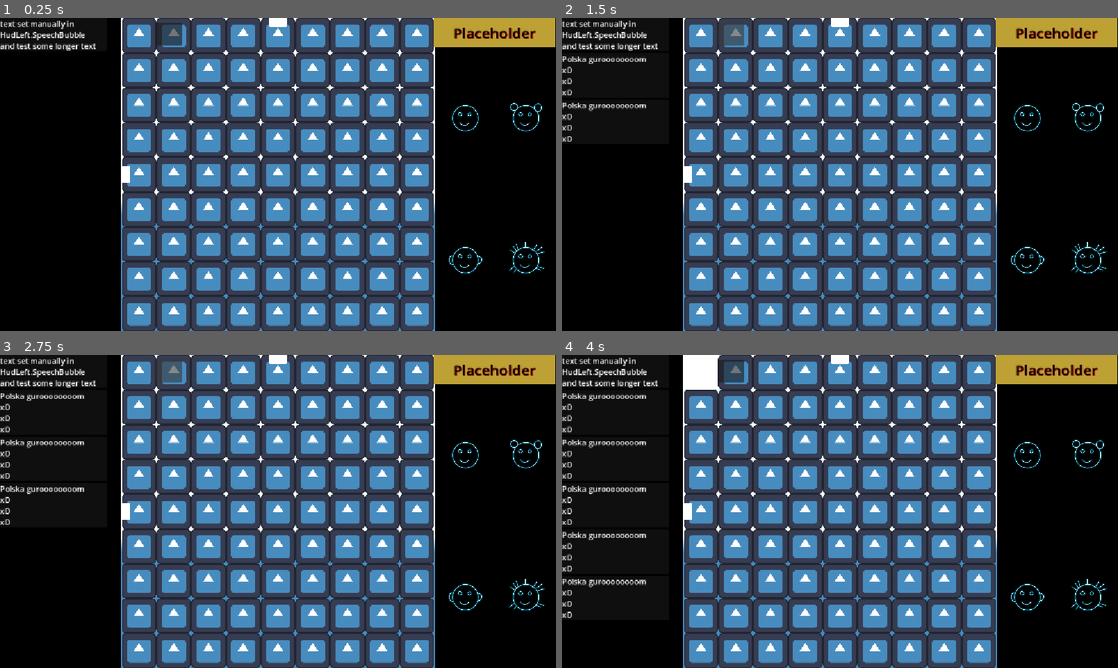
Above: before the commit, frames 1-4 (two rows, left to right).
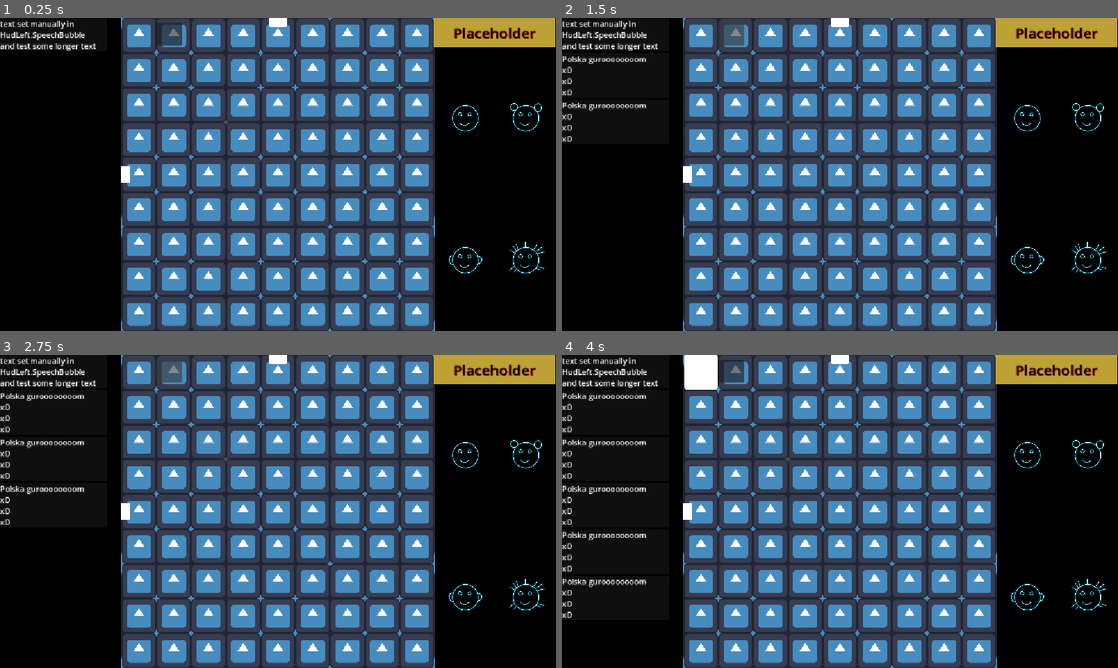
Above: after the commit, the same moments.

Repository: Wallted/ldjam-60
Game: Godot game, scene res://main.tscn
Same seed, same stepped clock (60 frames per second), same inputs: the game is played once before the commit and once after it. The engine's default icon, where the game draws it, is replaced by a stand-in: a white triangle on a blue panel in a dark square.
Inputs (mouse positions are in pixels of both pictures, inside the frame that each line leads up to):
- Up to frame 1 (0.25 s): no input
- Up to frame 2 (1.5 s): click (728, 33) at 0.5 s; click (728, 33) at 1.25 s
- Up to frame 3 (2.75 s): click (166, 370) at 2 s
- Up to frame 4 (4 s): tap Enter at 2.75 s; move the mouse to (840, 511) at 2.77 s; click (840, 511) at 2.92 s; tap Space at 3.5 s; move the mouse to (701, 373) at 3.52 s; click (701, 373) at 3.67 s

The runs differ from the first frame. In frame 1, 1.2% of the frame differs, in the area x 21-79%, y 0-100%; in frame 2, 1.2%; in frame 3, 1.2%; in frame 4, 1.2%.
Error before the commit: Invalid access to property or key 'texture' on a base object of type 'null instance'. (res://game/game_room.gd:40)

Commit message:
feature: add tiles support and improve zooming logic
actually worsen it due to szpageti code

Signed-off-by: Grzegorz Choinski <grzegorzchoinski97@gmail.com>

Diff:
--- a/game/camera_2d.gd
+++ b/game/camera_2d.gd
@@ -2,12 +2,6 @@
 class_name RoomCamera
 
 var tween: Tween
-
-func _ready() -> void:
-	pass
-
-func _process(_delta: float) -> void:
-	pass
 
 func zoom_room(room : GameRoom) -> Signal:
 	var room_size = room.get_size()
--- a/game/game.tscn
+++ b/game/game.tscn
@@ -46,21 +46,24 @@
 zoom_level = 2
 doors = Array[ExtResource("4_ryrav")]([SubResource("Resource_bvpig")])
 
-[node name="FirstRoom2p5" parent="." unique_id=325990417 instance=ExtResource("3_ryrav")]
+[node name="FirstRoom2p5" parent="." unique_id=325990417 node_paths=PackedStringArray("parent_room") instance=ExtResource("3_ryrav")]
 scale_ratio = 2
 parent_offset = Vector2(2, 2)
 zoom_level = 1
+parent_room = NodePath("../FirstRoom3")
 
-[node name="FirstRoom2" parent="." unique_id=707941366 instance=ExtResource("3_ryrav")]
+[node name="FirstRoom2" parent="." unique_id=707941366 node_paths=PackedStringArray("parent_room") instance=ExtResource("3_ryrav")]
 scale = Vector2(1, 1)
 scale_ratio = 2
 parent_offset = Vector2(-2, -2)
 zoom_level = 1
 doors = Array[ExtResource("4_ryrav")]([SubResource("Resource_fc0e3")])
+parent_room = NodePath("../FirstRoom3")
 
-[node name="FirstRoom1" parent="." unique_id=733392714 instance=ExtResource("3_ryrav")]
+[node name="FirstRoom1" parent="." unique_id=733392714 node_paths=PackedStringArray("parent_room") instance=ExtResource("3_ryrav")]
 position = Vector2(-1, 0)
 scale = Vector2(1, 1)
 scale_ratio = 1
 parent_offset = Vector2(-1, -1)
 doors = Array[ExtResource("4_ryrav")]([SubResource("Resource_fhkfd"), SubResource("Resource_7jktm")])
+parent_room = NodePath("../FirstRoom2p5")
--- a/game/game_room.gd
+++ b/game/game_room.gd
@@ -2,9 +2,6 @@
 class_name GameRoom
 
 signal request_focus
-
-@export
-var mock_is_solved: bool
 
 @export_group("Grid")
 @export
@@ -18,20 +15,21 @@
 @export
 var doors: Array[Door]
 
-@onready var room_area: Area2D = $RoomArea
-
-@onready
-var collision_shape_2d: CollisionShape2D = $RoomArea/CollisionShape2D
-@onready var sprite_2d: Sprite2D = $RoomArea/Sprite2D
+@export
+var parent_room: GameRoom
 
 var _tile_scene = preload("res://game/tile.tscn")
 var tile_list: Array[Area2D]
 var room_size : Vector2 = Vector2(128.0, 128.0)
 
-@onready var grid: Node2D = $Grid
-
-#func _input(event: InputEvent) -> void:
-	#print(event)
+@onready
+var grid: Node2D = $Grid
+@onready
+var room_area: Area2D = $RoomArea
+@onready
+var collision_shape_2d: CollisionShape2D = $RoomArea/CollisionShape2D
+@onready
+var sprite_2d: Sprite2D = $RoomArea/SelectedShader
 
 func _ready() -> void:
 	_setup_tiles()
@@ -73,14 +71,11 @@
 		_door_txt.position += room_size / (step * 2.0) * door.side
 		add_child(_door_txt)
 
-func is_solved() -> bool:
-	return mock_is_solved
-
 func get_size() -> Vector2:
 	return room_size * scale
 
-func set_focus(enabled: bool, _zoom_level) -> void:
-	room_area.input_pickable = _zoom_level == zoom_level
+func set_as_focused(enabled: bool, area_enabled: bool) -> void:
+	room_area.input_pickable = area_enabled
 	for _item in tile_list:
 		var _tile : Area2D = _item
 		_tile.input_pickable = enabled
@@ -94,7 +89,7 @@
 func _on_room_area_input_event(_viewport: Node, event: InputEvent, _shape_idx: int) -> void:
 	if event is InputEventMouseButton:
 		if event.button_index == MOUSE_BUTTON_LEFT and event.pressed:
-			print('pressed room %s' % name)
+			# print('pressed room %s' % name)
 			request_focus.emit()
 
 func _on_room_area_mouse_entered() -> void:
--- a/game/room_manager.gd
+++ b/game/room_manager.gd
@@ -1,39 +1,34 @@
 extends Node2D
 
-var zoom_level : int = 0
-var zoom_available: bool
 var room_list : Array[GameRoom]
-var max_zoom : int
+var focus_available: bool = true
+var currently_focused_room: GameRoom
 
 @onready
 var camera_2d: RoomCamera = $"../Camera2D"
 
 func _input(event: InputEvent) -> void:
-	if not zoom_available:
-		return
-
 	if event is InputEventMouseButton:
-		var prev_zoom_level = zoom_level
 		if event.button_index == MOUSE_BUTTON_RIGHT && event.pressed:
-			zoom_level = min(zoom_level + 1, max_zoom)
-			if zoom_level != prev_zoom_level:
-				for _r in room_list:
-					var _room: GameRoom = _r
-					if _room.zoom_level == zoom_level:
-						zoom_on_room(_room)
+			focus_on_room(currently_focused_room.parent_room)
 
 func _ready() -> void:
 	for _child in get_parent().get_children():
 		if _child is GameRoom:
+			await _child.ready
+			room_list.append(_child)
+
 			var _room : GameRoom = _child
-			room_list.append(_room)
-			_room.request_focus.connect(_on_zoom_request.bind(_room))
-			if _room.zoom_level > max_zoom:
-				max_zoom = _room.zoom_level
+			_room.request_focus.connect(_on_focus_request.bind(_room))
 
+	_snap_rooms_together()
+
+	room_list.reverse()
+	focus_on_room(room_list[0])
+
+func _snap_rooms_together() -> void: # todo: horrendous, fix it
 	var dict : Dictionary[int, Array]
 	for room in room_list:
-		await room.ready
 		if room.zoom_level not in dict.keys():
 			dict.set(room.zoom_level, [])
 		dict[room.zoom_level].append(room)
@@ -50,21 +45,20 @@
 		prev_tile_size = r_l[0].room_size / r_l[0].grid_size * r_l[0].scale
 		prev_position = r_l[0].position
 
-	room_list.reverse()
-	zoom_on_room(room_list[0])
+func focus_on_room(target_room: GameRoom):
+	if not focus_available or not target_room:
+		return
 
-func zoom_on_room(target_room: GameRoom):
-	zoom_level = target_room.zoom_level
+	currently_focused_room = target_room
 	for room in room_list:
-		room.set_focus(false, zoom_level - 1)
-	target_room.set_focus(true, -1)
+		var _is_room_focusable : bool = room.zoom_level == target_room.zoom_level - 1
+		room.set_as_focused(false, _is_room_focusable)
+	target_room.set_as_focused(true, false)
 	camera_2d.zoom_room(target_room).connect(_on_zoom_finished)
-	zoom_available = false
+	focus_available = false
 
-func _on_zoom_request(room: GameRoom) -> void:
-	if not zoom_available:
-		return
-	zoom_on_room(room)
+func _on_focus_request(room: GameRoom) -> void:
+	focus_on_room(room)
 
 func _on_zoom_finished() -> void:
-	zoom_available = true
+	focus_available = true
